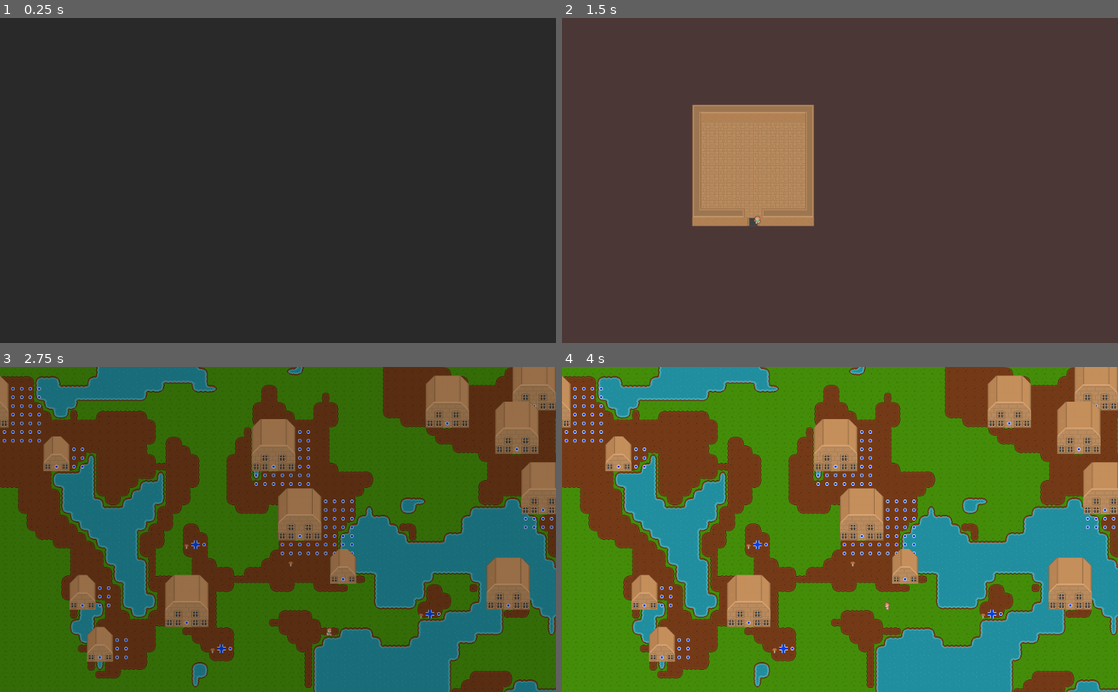
Above: before the commit, frames 1-4 (two rows, left to right).
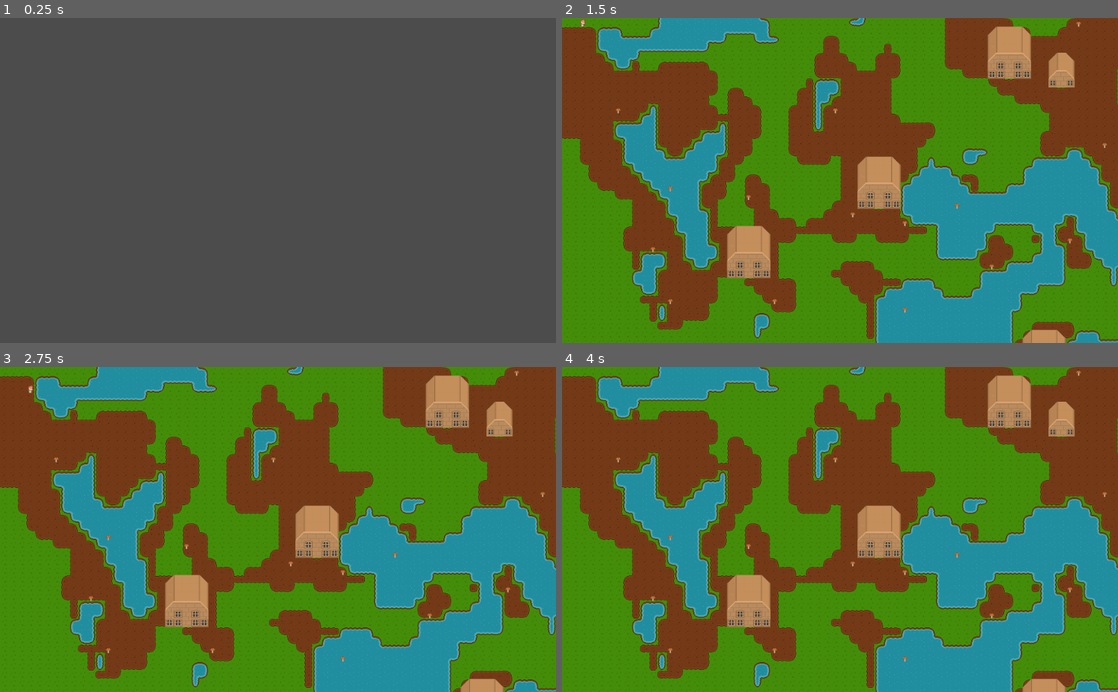
Above: after the commit, the same moments.

Repository: MichaelReel/MapGen2D
Game: Godot game, scene res://Game.tscn
The game is run twice, just before and just after one commit, with the same random seed, the same clock (stepped at 60 frames per second) and the same inputs.
Inputs:
- Up to frame 1 (0.25 s): no input
- Up to frame 2 (1.5 s): hold Right (ui_right) 0.53-1.28 s; hold Down (ui_down) from 1.28 s (still down)
- Up to frame 3 (2.75 s): release Down (ui_down) at 2.03 s; hold Right (ui_right) from 2.03 s (still down)
- Up to frame 4 (4 s): release Right (ui_right) at 2.78 s; hold Up (ui_up) 2.78-3.53 s; tap Enter at 3.5 s; hold Left (ui_left) from 3.53 s (still down)

The runs differ from the first frame. In frame 1, 100% of the frame differs, in the area x 0-100%, y 0-100%; in frame 2, 100%; in frame 3, 97%; in frame 4, 10%.

Commit message:
Large refactor, enabling a PackedScene driven transition framework.

Diff:
--- a/Game.gd
+++ b/Game.gd
@@ -1,6 +1,10 @@
 extends Node2D
 
 func _ready():
+#	SceneChanger.change_scene("res://town/GenMap.tscn", 0.0)
+#	SceneChanger.change_scene("res://interior/GenRoom.tscn", 0.0)
+
 	# Create a starter node, and load it
-#	SceneChanger.change_scene("res://town/GenMap.tscn", 0.0)
-	SceneChanger.change_scene("res://interior/GenRoom.tscn", 0.0)
+	WorldGenerator.generate_world()
+	print("Town generated: " + str(WorldGenerator.town))
+	SceneChanger.change_scene_to(WorldGenerator.town)
--- a/autoload/SceneChanger.gd
+++ b/autoload/SceneChanger.gd
@@ -3,18 +3,15 @@
 signal scene_changed()
 
 onready var animation_player := $AnimationPlayer
-onready var black := $Control/Black
 
 func change_scene(path : String, delay := 0.5):
-	# Wait before fade
+	change_scene_to(load(path), delay)
+
+func change_scene_to(scene : PackedScene, delay := 0.5):
 	yield(get_tree().create_timer(delay), "timeout")
-	# Fade and wait for that to finish
 	animation_player.play("fade")
 	yield(animation_player, "animation_finished")
-	# Load the new scene
-	assert(get_tree().change_scene(path) == OK)
-	# Fade the new scene in
+	assert(get_tree().change_scene_to(scene) == OK)
 	animation_player.play_backwards("fade")
 	yield(animation_player, "animation_finished")
-	# Signal that we're done
 	emit_signal("scene_changed")
--- /dev/null
+++ b/autoload/WorldGenerator.gd
@@ -0,0 +1,11 @@
+extends Node
+
+var town : PackedScene
+
+func generate_world():
+	# Ugh, need to provide the seeds some other way
+	var town_seed := 1
+
+	# Create a town map and get all portals
+	var town_generator := TownGen.new()
+	town = town_generator.generate_town(town_seed)
--- /dev/null
+++ b/autoload/WorldGenerator.tscn
@@ -0,0 +1,6 @@
+[gd_scene load_steps=2 format=2]
+
+[ext_resource path="res://autoload/WorldGenerator.gd" type="Script" id=1]
+
+[node name="World" type="Node"]
+script = ExtResource( 1 )
--- a/interior/GenRoom.tscn
+++ b/interior/GenRoom.tscn
@@ -26,7 +26,7 @@
 tile_set = ExtResource( 2 )
 cell_size = Vector2( 16, 16 )
 format = 1
-tile_data = PoolIntArray( 655375, 23, 0, 655376, 23, 0, 655377, 23, 0, …(2816 unchanged characters)…
+tile_data = PoolIntArray( 65536, 2, 0, 655375, 23, 0, 655376, 23, 0, 655377, 23, 0, …(2816 unchanged characters)…
 __meta__ = {
 "_edit_lock_": true
 }
--- a/player/Player.gd
+++ b/player/Player.gd
@@ -11,6 +11,7 @@
 var paused = false
 
 func _ready():
+	print("Player Ready " + str(self))
 	rays = {
 		"0_1": $RayCastDown,
 		"0_-1": $RayCastUp,
--- a/player/Player.tscn
+++ b/player/Player.tscn
@@ -132,11 +132,18 @@
 }
 
 [node name="Player" type="Node2D"]
+z_index = 2
 script = ExtResource( 1 )
+__meta__ = {
+"_edit_lock_": true
+}
 
 [node name="Tween" type="Tween" parent="."]
 
 [node name="KinematicBody2D" type="KinematicBody2D" parent="."]
+__meta__ = {
+"_edit_lock_": true
+}
 
 [node name="CollisionShape2D" type="CollisionShape2D" parent="KinematicBody2D"]
 position = Vector2( 8, 8 )
--- a/project.godot
+++ b/project.godot
@@ -8,9 +8,14 @@
 
 config_version=4
 
-_global_script_classes=[  ]
+_global_script_classes=[ {
+"base": "Node",
+"class": "TownGen",
+"language": "GDScript",
+"path": "res://town/TownGen.gd"
+} ]
 _global_script_class_icons={
-
+"TownGen": ""
 }
 
 [application]
@@ -22,6 +27,7 @@
 [autoload]
 
 SceneChanger="*res://autoload/SceneChanger.tscn"
+WorldGenerator="*res://autoload/WorldGenerator.tscn"
 
 [rendering]
 
--- a/town/GenMap.gd
+++ b/town/GenMap.gd
@@ -42,18 +42,21 @@
 onready var player                   := $Player
 
 func _ready():
-	setup_reusables()
+	setup(base_seed)
+
+func setup(town_seed : int):
+	setup_reusables(town_seed)
 	create_base_layer()
 	place_player()
 
-func setup_reusables():
+func setup_reusables(seedy : int):
 	# Configure noise
-	base_noise.seed = base_seed
+	base_noise.seed = seedy
 	base_noise.octaves = noise_octaves
 	base_noise.period = noise_period
 	base_noise.persistence = noise_persistence
 
-	ground_noise.seed = base_seed + 1
+	ground_noise.seed = seedy + 1
 	ground_noise.octaves = noise_octaves
 	ground_noise.period = noise_period
 	ground_noise.persistence = noise_persistence
--- a/town/GenMap.tscn
+++ b/town/GenMap.tscn
@@ -1,8 +1,11 @@
-[gd_scene load_steps=4 format=2]
+[gd_scene load_steps=7 format=2]
 
 [ext_resource path="res://town/GenMap.gd" type="Script" id=1]
 [ext_resource path="res://assets/ModerateTileSet.tres" type="TileSet" id=2]
-[ext_resource path="res://player/Player.tscn" type="PackedScene" id=3]
+[ext_resource path="res://town/structures/Default.tscn" type="PackedScene" id=3]
+[ext_resource path="res://town/structures/House_5x5.tscn" type="PackedScene" id=4]
+[ext_resource path="res://town/structures/House_3x3.tscn" type="PackedScene" id=5]
+[ext_resource path="res://player/Player.tscn" type="PackedScene" id=6]
 
 [node name="GenMap" type="Node2D"]
 script = ExtResource( 1 )
@@ -43,113 +46,12 @@
 [node name="StructureTemplates" type="Node2D" parent="."]
 visible = false
 
-[node name="Default" type="Node2D" parent="StructureTemplates"]
+[node name="Default" parent="StructureTemplates" instance=ExtResource( 3 )]
+
+[node name="Structure01" parent="StructureTemplates" instance=ExtResource( 4 )]
 visible = false
 
-[node name="Obstacles" type="TileMap" parent="StructureTemplates/Default"]
-tile_set = ExtResource( 2 )
-cell_size = Vector2( 16, 16 )
-collision_layer = 0
-collision_mask = 0
-format = 1
-tile_data = PoolIntArray( 0, 20, 196608 )
-__meta__ = {
-"_edit_lock_": true
-}
+[node name="Structure03" parent="StructureTemplates" instance=ExtResource( 5 )]
 
-[node name="Structure01" type="Node2D" parent="StructureTemplates"]
-visible = false
-
-[node name="Ground" type="TileMap" parent="StructureTemplates/Structure01"]
-tile_set = ExtResource( 2 )
-cell_size = Vector2( 16, 16 )
-collision_layer = 0
-collision_mask = 0
-format = 1
-tile_data = PoolIntArray( 262146, 21, 0 )
-__meta__ = {
-"_edit_lock_": true
-}
-
-[node name="Portals" type="TileMap" parent="StructureTemplates/Structure01"]
-tile_set = ExtResource( 2 )
-cell_size = Vector2( 16, 16 )
-collision_layer = 0
-collision_mask = 0
-format = 1
-tile_data = PoolIntArray( 262146, 16, 0 )
-__meta__ = {
-"_edit_lock_": true
-}
-
-[node name="Obstacles" type="TileMap" parent="StructureTemplates/Structure01"]
-tile_set = ExtResource( 2 )
-cell_size = Vector2( 16, 16 )
-collision_layer = 0
-collision_mask = 0
-format = 1
-tile_data = PoolIntArray( 65536, 18, 0, 65537, 18, 0, 65538, 18, 0, 65539, 18, 0, 65540, 18, 0, 131072, 18, 0, 131073, 18, 0, 131074, 18, 0, 131075, 18, 0, 131076, 18, 0, 196608, 18, 0, 196609, 18, 0, 196610, 18, 0, 196611, 18, 0, 196612, 18, 0, 262144, 18, 0, 262145, 18, 0, 262147, 18, 0, 262148, 18, 0 )
-__meta__ = {
-"_edit_lock_": true
-}
-
-[node name="Canopy" type="TileMap" parent="StructureTemplates/Structure01"]
-tile_set = ExtResource( 2 )
-cell_size = Vector2( 16, 16 )
-collision_layer = 0
-collision_mask = 0
-format = 1
-tile_data = PoolIntArray( -65536, 15, 0, -65535, 15, 65540, -65534, 15, 65541, -65533, 15, 65542, -65532, 15, 1, 0, 15, 65536, 1, 15, 65540, 2, 15, 65541, 3, 15, 65542, 4, 15, 65537, 65536, 15, 196611, 65537, 15, 65540, 65538, 15, 65541, 65539, 15, 65542, 65540, 15, 65537, 131072, 15, 131072, 131073, 15, 65538, 131074, 15, 65538, 131075, 15, 65538, 131076, 15, 131073, 196609, 19, 327684, 196611, 19, 327684, 262144, 19, 327684, 262145, 19, 327684, 262147, 19, 327684, 262148, 19, 327684 )
-__meta__ = {
-"_edit_lock_": true
-}
-
-[node name="Structure03" type="Node2D" parent="StructureTemplates"]
-visible = false
-
-[node name="Ground" type="TileMap" parent="StructureTemplates/Structure03"]
-tile_set = ExtResource( 2 )
-cell_size = Vector2( 16, 16 )
-collision_layer = 0
-collision_mask = 0
-format = 1
-tile_data = PoolIntArray( 131073, 21, 0 )
-__meta__ = {
-"_edit_lock_": true
-}
-
-[node name="Portals" type="TileMap" parent="StructureTemplates/Structure03"]
-tile_set = ExtResource( 2 )
-cell_size = Vector2( 16, 16 )
-collision_layer = 0
-collision_mask = 0
-format = 1
-tile_data = PoolIntArray( 131073, 16, 1 )
-__meta__ = {
-"_edit_lock_": true
-}
-
-[node name="Obstacles" type="TileMap" parent="StructureTemplates/Structure03"]
-tile_set = ExtResource( 2 )
-cell_size = Vector2( 16, 16 )
-collision_layer = 0
-collision_mask = 0
-format = 1
-tile_data = PoolIntArray( 65536, 18, 0, 65537, 18, 0, 65538, 18, 0, 131072, 18, 0, 131074, 18, 0 )
-__meta__ = {
-"_edit_lock_": true
-}
-
-[node name="Canopy" type="TileMap" parent="StructureTemplates/Structure03"]
-tile_set = ExtResource( 2 )
-cell_size = Vector2( 16, 16 )
-collision_layer = 0
-collision_mask = 0
-format = 1
-tile_data = PoolIntArray( -65536, 15, 0, -65535, 15, 65540, -65534, 15, 1, 0, 15, 65536, 1, 15, 65540, 2, 15, 65537, 65536, 15, 131072, 65537, 15, 65538, 65538, 15, 131073, 131072, 19, 65538, 131074, 19, 65538 )
-__meta__ = {
-"_edit_lock_": true
-}
-
-[node name="Player" parent="." instance=ExtResource( 3 )]
+[node name="Player" parent="." instance=ExtResource( 6 )]
 position = Vector2( 256, 192 )
--- /dev/null
+++ b/town/TownGen.gd
@@ -0,0 +1,196 @@
+extends Node
+
+class_name TownGen
+
+const BASE_DEFAULT_TILE_NAME = "Base Grass"
+const BASE_WATER_TILE_NAME = "Base Water Auto"
+const GROUND_DIRT_TILE_NAME = "Dirt Auto"
+const MARKER_TILE_NAME = "marker"
+const START_TILE_NAME = "start"
+const NOISE_OCTAVES := 3
+const NOISE_PERIOD := 20.0
+const NOISE_PERSISTENCE := 0.8
+const BASE_LAND_THRESHOLD := -0.15
+const GROUND_THRESHOLD := 0.0
+
+const BASE_TILEMAP_NAMES := ["Base", "Ground", "Obstacles", "Canopy"]
+var map := {}
+var SHARED_TILE_SET : TileSet
+const SHARED_TILE_SIZE := Vector2(16, 16)
+const PORTAL_LAYER_NAME := "Portals"
+
+var structure_pool := [
+	{"x": 1, "y":1, "path": "res://town/structures/Default.tscn", "instance": null},
+	{"x": 3, "y":3, "path": "res://town/structures/House_5x5.tscn", "instance": null},
+	{"x": 5, "y":5, "path": "res://town/structures/House_3x3.tscn", "instance": null},
+]
+
+func generate_town(town_seed, town_size : Vector2 = Vector2(205,120)) -> PackedScene:
+
+	SHARED_TILE_SET = (load("res://assets/ModerateTileSet.tres") as TileSet)
+	load_structure_pool()
+
+	var node_2d := Node2D.new()
+	create_bare_layers(node_2d)
+
+	var noise = setup_noise(town_seed)
+	create_base_layer(noise, node_2d, town_size)
+
+	var player := load("res://player/Player.tscn").instance() as Node2D
+	player.set_name("Player")
+	node_2d.add_child(player, true)
+	player.owner = node_2d
+
+	var scene := PackedScene.new()
+	assert(scene.pack(node_2d) == OK)
+
+	return scene
+
+func load_structure_pool():
+	for structure in structure_pool:
+		structure["instance"] = load(structure["path"]).instance()
+
+func create_bare_layers(node_2d : Node2D):
+	var z := 0
+	for layer in BASE_TILEMAP_NAMES:
+		var tilemap := TileMap.new()
+		tilemap.set_name(layer)
+		tilemap.cell_size = SHARED_TILE_SIZE
+		tilemap.tile_set = SHARED_TILE_SET
+		tilemap.format = 1 # Appears to be important for loading the tilemap from a PackedScene
+		tilemap.z_index = z
+		z += 1
+		node_2d.add_child(tilemap, true)
+		tilemap.owner = node_2d
+		map[layer] = tilemap
+
+func setup_noise(seedy : int):
+	var noise := { "Base" : OpenSimplexNoise.new(), "Ground" : OpenSimplexNoise.new() }
+
+	# Configure noise
+	noise["Base"].seed = seedy
+	noise["Base"].octaves = NOISE_OCTAVES
+	noise["Base"].period = NOISE_PERIOD
+	noise["Base"].persistence = NOISE_PERSISTENCE
+
+	noise["Ground"].seed = seedy + 1
+	noise["Ground"].octaves = NOISE_OCTAVES
+	noise["Ground"].period = NOISE_PERIOD
+	noise["Ground"].persistence = NOISE_PERSISTENCE
+
+	return noise
+
+func create_base_layer(noise : Dictionary, node_2d : Node2D, town_size : Vector2):
+
+	# Seems like you could use SHARED_TILE_SET here...
+	var base_default_tile := SHARED_TILE_SET.find_tile_by_name(BASE_DEFAULT_TILE_NAME)
+	var base_water_tile   := SHARED_TILE_SET.find_tile_by_name(BASE_WATER_TILE_NAME)
+	var ground_dirt_tile  := SHARED_TILE_SET.find_tile_by_name(GROUND_DIRT_TILE_NAME)
+
+	var dirty_debug_string = ""
+
+	# Flood fill the tile map with the water tile to cover the screen size
+	for y in range(-1, town_size.y + 1):
+		for x in range(-1, town_size.x + 1):
+			dirty_debug_string += "(" + str(x) + "," + str(y) + ") = " + str(base_water_tile) + "\n"
+			# Draw islands (using noise)
+			if noise["Base"].get_noise_2d(x, y) > BASE_LAND_THRESHOLD:
+				map["Base"].set_cell(x, y, base_default_tile)
+
+				# Draw some dirt on top of the land, as long as the tile isn't already occupied
+				if noise["Ground"].get_noise_2d(x, y) > GROUND_THRESHOLD and map["Ground"].get_cell(x, y) == TileMap.INVALID_CELL:
+					map["Ground"].set_cell(x, y, ground_dirt_tile)
+
+			else:
+				# Default to water
+				map["Base"].set_cell(x, y, base_water_tile)
+
+	# Find possible positions for structures
+	for y in range(-1, town_size.y + 1):
+			for x in range(-1, town_size.x + 1):
+				if (is_peak_point(x, y, noise["Ground"])):
+					attempt_place_obstacle(x, y, noise["Ground"], GROUND_THRESHOLD)
+
+	# Call autotiling
+	map["Base"].update_bitmask_region()
+	map["Ground"].update_bitmask_region()
+
+func is_peak_point(x : int, y : int, noise : OpenSimplexNoise) -> bool:
+	# If this point is higher than the surrounding points
+	var p = noise.get_noise_2d(x, y)
+	for ty in range (y-1, y+2):
+		for tx in range (x-1, x+2):
+			var tp = noise.get_noise_2d(tx, ty)
+			if tp > p:
+				return false
+	return true
+
+
+func attempt_place_obstacle(x : int, y : int, noise, threshold):
+	# Find the largest reasonable rect centered on the current 'peak'
+	var dx_max = 0
+	var dy_max = 0
+	var dx_before_dy = true
+	var ground_dirt_tile  := SHARED_TILE_SET.find_tile_by_name(GROUND_DIRT_TILE_NAME)
+
+	while (dx_max <= 2 and dy_max <= 2
+			and noise.get_noise_2d(x + dx_max + 1, y + dy_max + 1) > threshold
+			and map["Ground"].get_cell(x + dx_max + 1, y + dy_max + 1) == ground_dirt_tile
+			and map["Obstacles"].get_cell(x + dx_max + 1, y + dy_max + 1) == TileMap.INVALID_CELL
+			and noise.get_noise_2d(x - dx_max - 1, y + dy_max + 1) > threshold
+			and map["Ground"].get_cell(x - dx_max - 1, y + dy_max + 1) == ground_dirt_tile
+			and map["Obstacles"].get_cell(x - dx_max - 1, y + dy_max + 1) == TileMap.INVALID_CELL
+			and noise.get_noise_2d(x + dx_max + 1, y - dy_max - 1) > threshold
+			and map["Ground"].get_cell(x + dx_max + 1, y - dy_max - 1) == ground_dirt_tile
+			and map["Obstacles"].get_cell(x + dx_max + 1, y - dy_max - 1) == TileMap.INVALID_CELL
+			and noise.get_noise_2d(x - dx_max - 1, y - dy_max - 1) > threshold
+			and map["Ground"].get_cell(x - dx_max - 1, y - dy_max - 1) == ground_dirt_tile
+			and map["Obstacles"].get_cell(x - dx_max - 1, y - dy_max - 1) == TileMap.INVALID_CELL):
+		# Increase in one dimension
+		if dx_before_dy:
+			dx_max += 1
+		else:
+			dy_max += 1
+		dx_before_dy = not dx_before_dy
+
+	## Debug markers
+#	var marker_tile := SHARED_TILE_SET.find_tile_by_name(MARKER_TILE_NAME)
+#	var start_tile  := SHARED_TILE_SET.find_tile_by_name(START_TILE_NAME)
+#	for ty in range (y - dy_max, y + dy_max + 1):
+#		for tx in range (x - dx_max, x + dx_max + 1):
+#			map["Obstacles"].set_cell(tx, ty, marker_tile)
+#	map["Obstacles"].set_cell(x, y, start_tile)
+	##
+
+	var template_node : Node2D = get_template_that_will_fit(dx_max * 2 + 1, dy_max * 2 + 1)
+	merge_structure_into_map(Vector2(x - dx_max, y - dy_max), template_node)
+
+func get_template_that_will_fit(width, height) -> Node2D:
+	structure_pool.shuffle()
+
+	for structure in structure_pool:
+		if width >= structure["x"] and height >= structure["y"]:
+			return structure["instance"]
+
+	assert(false)
+	return null
+
+func merge_structure_into_map(offset : Vector2, structure : Node2D):
+	# For each tilemap in struture, copy it into the similarly name root tilemap
+	for sub_node in structure.get_children():
+		if sub_node is TileMap:
+			# What's the name, and is there one on the root?
+			var main_node = map[sub_node.name] if map.has(sub_node.name) else null
+			if main_node is TileMap:
+				# Copy sub_node into main_node
+				var cell_list = (sub_node as TileMap).get_used_cells()
+				for cellv in cell_list:
+					var tile_id = sub_node.get_cellv(cellv)
+					var flip_x = sub_node.is_cell_x_flipped(cellv.x, cellv.y)
+					var flip_y = sub_node.is_cell_y_flipped(cellv.x, cellv.y)
+					var transpose = sub_node.is_cell_transposed(cellv.x, cellv.y)
+					var autov = sub_node.get_cell_autotile_coord(cellv.x, cellv.y)
+					var in_pos = cellv + offset
+					main_node.set_cell(in_pos.x, in_pos.y, tile_id, flip_x, flip_y, transpose, autov)
+
+	# TODO: If there's a portal layer, setup portal nodes
--- /dev/null
+++ b/town/structures/Default.tscn
@@ -0,0 +1,17 @@
+[gd_scene load_steps=2 format=2]
+
+[ext_resource path="res://assets/ModerateTileSet.tres" type="TileSet" id=1]
+
+[node name="Default" type="Node2D"]
+visible = false
+
+[node name="Obstacles" type="TileMap" parent="."]
+tile_set = ExtResource( 1 )
+cell_size = Vector2( 16, 16 )
+collision_layer = 0
+collision_mask = 0
+format = 1
+tile_data = PoolIntArray( 0, 20, 196608 )
+__meta__ = {
+"_edit_lock_": true
+}
--- /dev/null
+++ b/town/structures/House_3x3.tscn
@@ -0,0 +1,50 @@
+[gd_scene load_steps=2 format=2]
+
+[ext_resource path="res://assets/ModerateTileSet.tres" type="TileSet" id=1]
+
+[node name="Structure03" type="Node2D"]
+visible = false
+
+[node name="Ground" type="TileMap" parent="."]
+tile_set = ExtResource( 1 )
+cell_size = Vector2( 16, 16 )
+collision_layer = 0
+collision_mask = 0
+format = 1
+tile_data = PoolIntArray( 131073, 21, 0 )
+__meta__ = {
+"_edit_lock_": true
+}
+
+[node name="Portals" type="TileMap" parent="."]
+tile_set = ExtResource( 1 )
+cell_size = Vector2( 16, 16 )
+collision_layer = 0
+collision_mask = 0
+format = 1
+tile_data = PoolIntArray( 131073, 16, 1 )
+__meta__ = {
+"_edit_lock_": true
+}
+
+[node name="Obstacles" type="TileMap" parent="."]
+tile_set = ExtResource( 1 )
+cell_size = Vector2( 16, 16 )
+collision_layer = 0
+collision_mask = 0
+format = 1
+tile_data = PoolIntArray( 65536, 18, 0, 65537, 18, 0, 65538, 18, 0, 131072, 18, 0, 131074, 18, 0 )
+__meta__ = {
+"_edit_lock_": true
+}
+
+[node name="Canopy" type="TileMap" parent="."]
+tile_set = ExtResource( 1 )
+cell_size = Vector2( 16, 16 )
+collision_layer = 0
+collision_mask = 0
+format = 1
+tile_data = PoolIntArray( -65536, 15, 0, -65535, 15, 65540, -65534, 15, 1, 0, 15, 65536, 1, 15, 65540, 2, 15, 65537, 65536, 15, 131072, 65537, 15, 65538, 65538, 15, 131073, 131072, 19, 65538, 131074, 19, 65538 )
+__meta__ = {
+"_edit_lock_": true
+}
--- /dev/null
+++ b/town/structures/House_5x5.tscn
@@ -0,0 +1,49 @@
+[gd_scene load_steps=2 format=2]
+
+[ext_resource path="res://assets/ModerateTileSet.tres" type="TileSet" id=1]
+
+[node name="Structure01" type="Node2D"]
+
+[node name="Ground" type="TileMap" parent="."]
+tile_set = ExtResource( 1 )
+cell_size = Vector2( 16, 16 )
+collision_layer = 0
+collision_mask = 0
+format = 1
+tile_data = PoolIntArray( 262146, 21, 0 )
+__meta__ = {
+"_edit_lock_": true
+}
+
+[node name="Portals" type="TileMap" parent="."]
+tile_set = ExtResource( 1 )
+cell_size = Vector2( 16, 16 )
+collision_layer = 0
+collision_mask = 0
+format = 1
+tile_data = PoolIntArray( 262146, 16, 0 )
+__meta__ = {
+"_edit_lock_": true
+}
+
+[node name="Obstacles" type="TileMap" parent="."]
+tile_set = ExtResource( 1 )
+cell_size = Vector2( 16, 16 )
+collision_layer = 0
+collision_mask = 0
+format = 1
+tile_data = PoolIntArray( 65536, 18, 0, 65537, 18, 0, 65538, 18, 0, 65539, 18, 0, 65540, 18, 0, 131072, 18, 0, 131073, 18, 0, 131074, 18, 0, 131075, 18, 0, 131076, 18, 0, 196608, 18, 0, 196609, 18, 0, 196610, 18, 0, 196611, 18, 0, 196612, 18, 0, 262144, 18, 0, 262145, 18, 0, 262147, 18, 0, 262148, 18, 0 )
+__meta__ = {
+"_edit_lock_": true
+}
+
+[node name="Canopy" type="TileMap" parent="."]
+tile_set = ExtResource( 1 )
+cell_size = Vector2( 16, 16 )
+collision_layer = 0
+collision_mask = 0
+format = 1
+tile_data = PoolIntArray( -65536, 15, 0, -65535, 15, 65540, -65534, 15, 65541, -65533, 15, 65542, -65532, 15, 1, 0, 15, 65536, 1, 15, 65540, 2, 15, 65541, 3, 15, 65542, 4, 15, 65537, 65536, 15, 196611, 65537, 15, 65540, 65538, 15, 65541, 65539, 15, 65542, 65540, 15, 65537, 131072, 15, 131072, 131073, 15, 65538, 131074, 15, 65538, 131075, 15, 65538, 131076, 15, 131073, 196609, 19, 327684, 196611, 19, 327684, 262144, 19, 327684, 262145, 19, 327684, 262147, 19, 327684, 262148, 19, 327684 )
+__meta__ = {
+"_edit_lock_": true
+}
